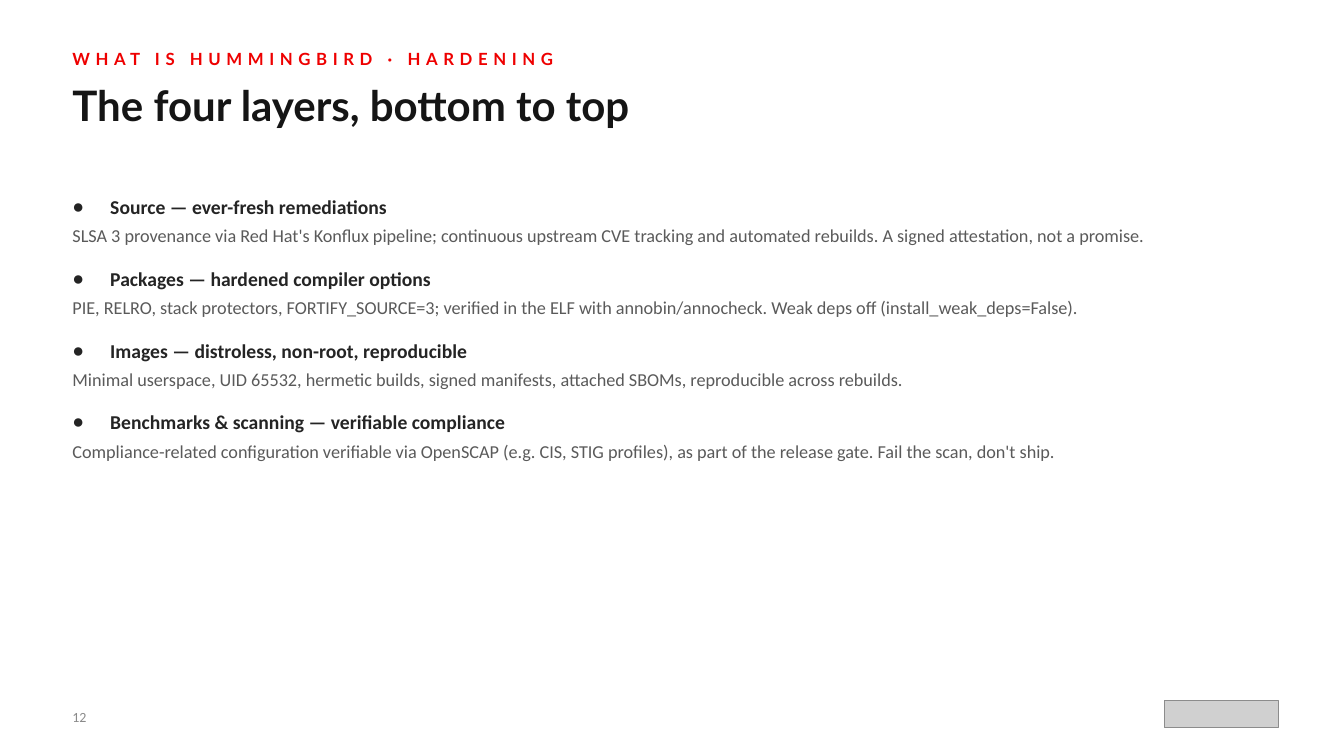
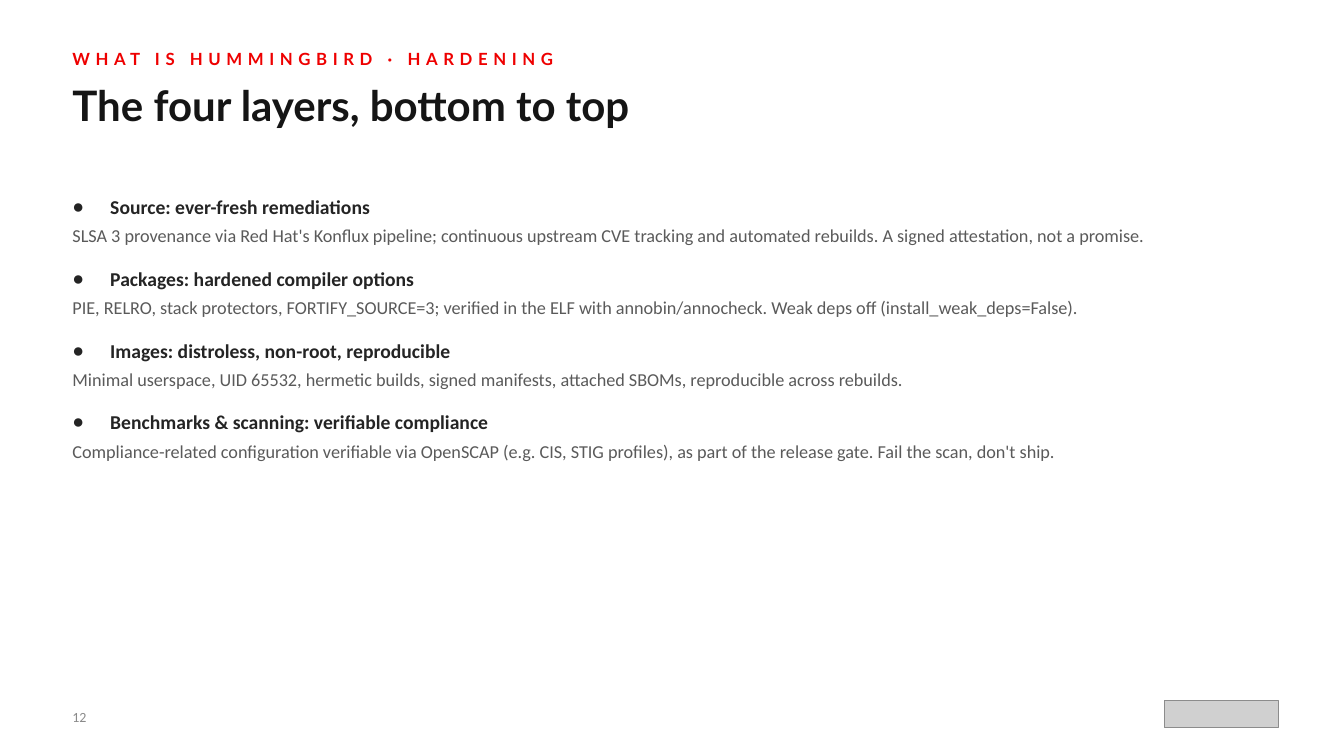
Before and after one commit to patterncatalyst/hummingbird-tutorial, a slide deck: slide 12 of presentations/hummingbird-overview.pptx. Drawn at 1344x756 pixels with LibreOffice and Linux fonts; fonts in the diff are those of the drawing; grey boxes stand for pictures. Boxes give left, top, right and bottom in pixels: in the first picture for what was removed or moved away, otherwise in the second. Text is boxed around its words. In the diff, an @@ line names an element or a change of style, - is before the commit and + after.

```diff
--- a/presentations/hummingbird-overview.pptx
+++ b/presentations/hummingbird-overview.pptx
@@ text at (110,200,370,214): text changed @@
-● Source — ever-fresh remediations
+● Source: ever-fresh remediations
@@ text at (110,272,414,290): text changed @@
-● Packages — hardened compiler options
+● Packages: hardened compiler options
@@ text at (110,344,450,362): text changed @@
-● Images — distroless, non-root, reproducible
+● Images: distroless, non-root, reproducible
@@ text at (110,415,488,433): text changed @@
-● Benchmarks & scanning — verifiable compliance
+● Benchmarks & scanning: verifiable compliance
```
Also in this commit, not shown: 32 other slides changed, 4 other files.
